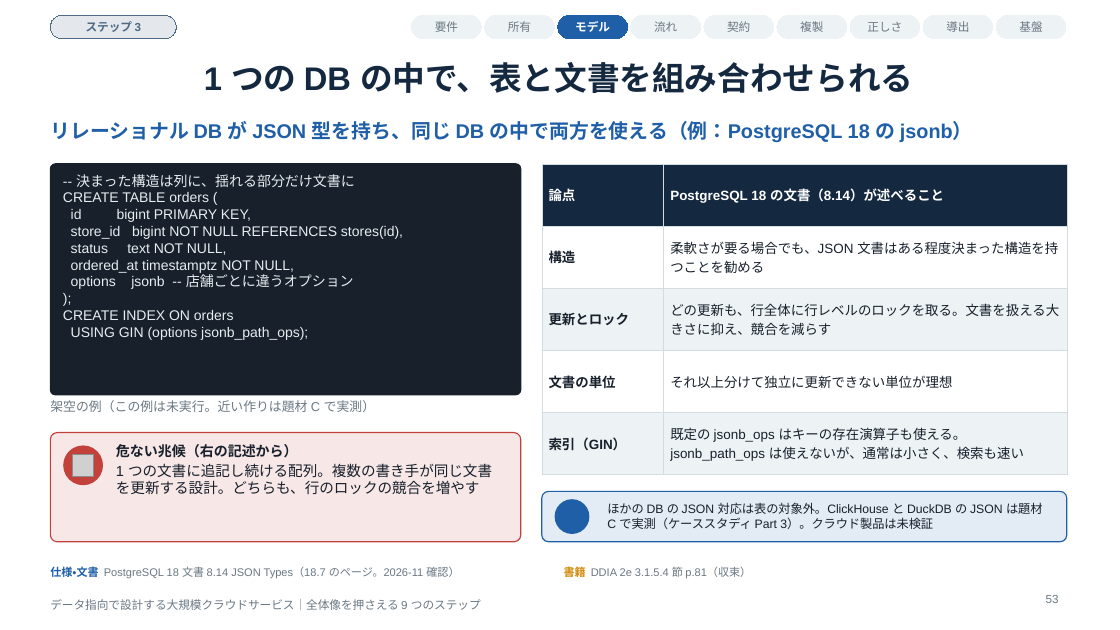
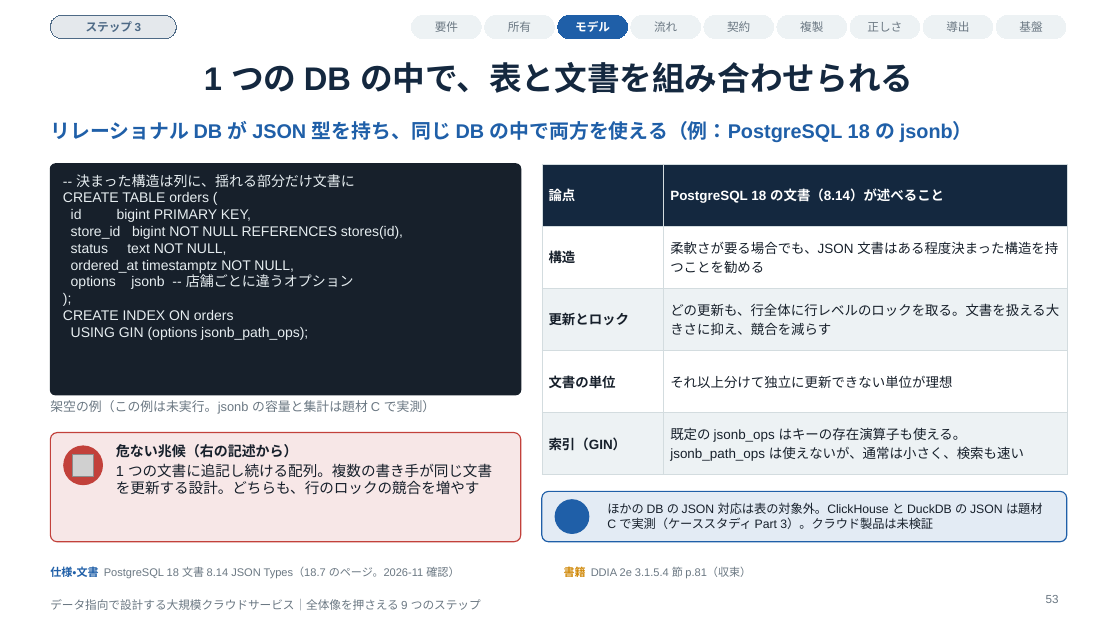
Before and after one commit to Takenori-Kusaka/data-intensive-design-guide, a slide deck: slide 53 of slides/data-intensive-design-guide.pptx. Drawn at 1120x630 pixels with LibreOffice and Linux fonts; fonts in the diff are those of the drawing; grey boxes stand for pictures; background and template pictures are left out. Boxes give left, top, right and bottom in pixels: in the first picture for what was removed or moved away, otherwise in the second. Text is boxed around its words. In the diff, an @@ line names an element or a change of style, - is before the commit and + after.

```diff
--- a/slides/data-intensive-design-guide.pptx
+++ b/slides/data-intensive-design-guide.pptx
@@ text at (50, 400, 435, 414): text changed @@
-架空の例（この例は未実行。近い作りは題材 C で実測）
+架空の例（この例は未実行。jsonb の容量と集計は題材 C で実測）
```
Also in this commit, not shown: 1 other slide changed, 7 other files.
